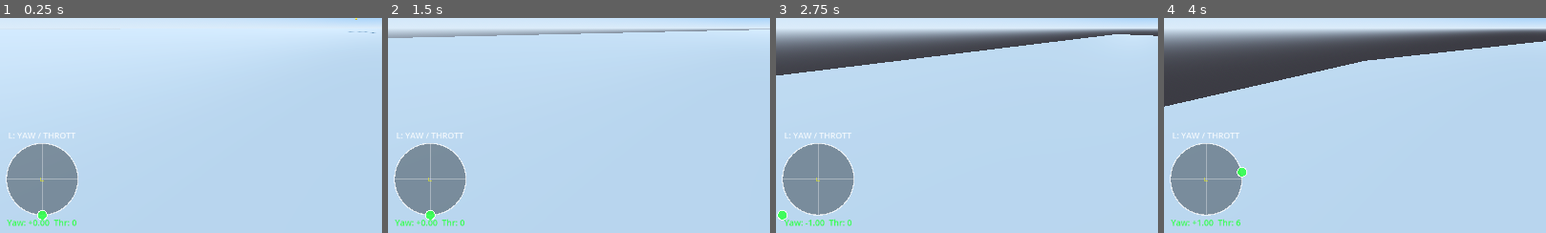
Above: before the commit, frames 1-4 (left to right).
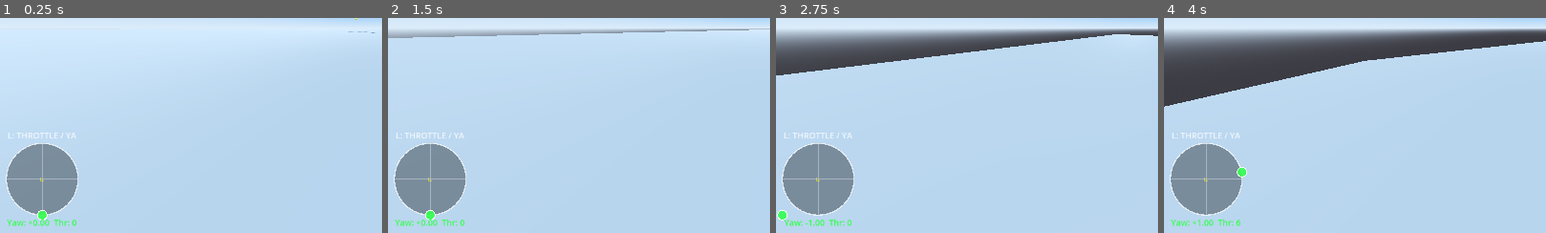
Above: after the commit, the same moments.

Repository: ocki45/fly-sim
Game: Godot game, scene res://scenes/main.tscn
Same seed, same stepped clock (60 frames per second), same inputs: the game is played once before the commit and once after it.
Inputs:
- Up to frame 1 (0.25 s): no input
- Up to frame 2 (1.5 s): hold D 0.53-1.28 s; hold S from 1.28 s (still down)
- Up to frame 3 (2.75 s): release S at 2.03 s; hold D from 2.03 s (still down)
- Up to frame 4 (4 s): release D at 2.78 s; hold W 2.78-3.53 s; hold A from 3.53 s (still down)
The pictures show only the part of the screen within x 2-52%, y 50-100%; the shares and areas given below are measured in that part.

The runs differ from the first frame. In frame 1, 0.2% of the frame differs, in the area x 3-20%, y 53-56%; in frame 2, 0.2%; in frame 3, 0.2%, in the area x 2-20%, y 53-56%; in frame 4, 0.2%.

Commit message:
Fix RadioMaster Pocket axis mapping and stick overlay diagnostics
- scripts/input/input_handler.gd: Swap default axis indices for throttle (0) and yaw (1) to match specific hardware layout; disable auto-calibration by default due to unreliable sysfs parsing on Linux; update comments to clarify manual inspector configuration as primary source of truth
- scripts/ui/stick_overlay.gd: Update left circle label from "YAW / THROTTLE" to "THROTTLE / YAW" to reflect corrected axis mapping; ensure raw values are used for linear dot movement matching Betaflight configurator behavior

Overall, this change corrects the inverted channel mapping issue where throttle controlled pitch/yaw, relying on explicit manual configuration over faulty auto-detection.

Diff:
--- a/scripts/input/input_handler.gd
+++ b/scripts/input/input_handler.gd
@@ -8,23 +8,23 @@
 # прошивки и udev-правил — у разных владельцев Pocket оси НУМЕРУЮТСЯ ПО-РАЗНОМУ.
 # Это @export переменные: меняются прямо в инспекторе Godot БЕЗ правки кода.
 #
-# Дефолт подобран под ваш экземпляр по симптомам «перепутаны все каналы»:
-# у вас получилось циклическим сдвигом (yaw показывал roll, throttle — pitch и т.д.),
-# что типично для Pocket с js0: левый стик = оси 2/3, правый стик = оси 0/1.
-# Если после запуска оверлей показывает расхождение — просто поменяйте номера
-# в инспекторе узла InputHandler (диагностика осей на экране подскажет верные).
-@export var axis_yaw: int = 2        # Левый стик горизонталь
-@export var axis_throttle: int = 3   # Левый стик вертикаль (без пружины!)
-@export var axis_roll: int = 0       # Правый стик горизонталь
-@export var axis_pitch: int = 1      # Правый стик вертикаль
+# Маппинг по вашему запросу: Yaw и Throttle ПОМЕНЯНЫ МЕСТАМИ относительно ТЗ —
+# на вашем экземпляре Pocket левый стик вертикаль (ось 0) = газ, горизонталь (ось 1) = yaw.
+# ВАЖНО: значения ниже — ДЕФАУЛТЫ скрипта. Если в main.tscn на узле InputHandler
+# в инспекторе сохранены другие числа, они перекроют дефолт — проверьте свойства узла.
+@export var axis_throttle: int = 0   # Ось 0: газ (левый стик вертикаль, без пружины!)
+@export var axis_yaw: int = 1        # Ось 1: yaw (левый стик горизонталь)
+@export var axis_roll: int = 2       # Ось 2: roll (правый стик горизонталь)
+@export var axis_pitch: int = 3      # Ось 3: pitch (правый стик вертикаль)
 
 # Инверсии ОСЕЙ «как есть» с аппаратуры (до обработки). Ставим галочку в инспекторе,
 # если конкретная ось на вашем экземпляре Pocket читается наоборот
 # (ориентир — диагностика: газ до упора ВВЕРХ должен давать ~ +1 после инверсии,
 # точка на левом круге оверлея при этом идёт ВВЕРХ).
-@export var invert_yaw: bool = false
+# PITCH ИНВЕРТИРОВАН (invert_pitch = true): стик вверх = -1 в Godot -> разворачиваем.
 @export var invert_throttle: bool = true   # газ вверх на стике = -1 в Godot -> инвертируем
-@export var invert_roll: bool = false
+@export var invert_yaw: bool = false       # не инвертируем
+@export var invert_roll: bool = false      # не инвертируем
 @export var invert_pitch: bool = true      # стик вверх = -1 в Godot -> инвертируем
 
 const DEADZONE := 0.05         # Мёртвая зона стиков
@@ -40,7 +40,15 @@
 # Стики Pocket дают ДВЕ последовательные оси на стик; левый стик — первая пара,
 # правый — вторая. Вертикаль стика (ABS_Y/ABS_RY) инвертируется отдельно.
 # Если файл недоступен или осей мало — молча остаёмся на значениях из инспектора.
-@export var auto_calibrate_axes: bool = true
+# --- АВТОКАЛИБРОВКА ОТКЛЮЧЕНА (auto_calibrate_axes = false) ---
+# Почему: автокалибровка по кодам ABS_X/ABS_Y/ABS_Z/ABS_RZ НЕРАБОТОСПОСОБНА
+# для RadioMaster Pocket на Linux. Драйвер js0 выдаёт НЕСОРТИРОВАННУЮ карту
+# осей (например X на позиции 2, Y на позиции 3), и поиск первого вхождения
+# кода возвращал индексы, которые у вас дали «перепутаны жесть»: газ крутил
+# pitch, yaw показывал roll и т.д. Теперь единственный источник истины —
+# @export axis_* ниже + живая диагностика осей на экране (stick_overlay.gd):
+# двигаете стик — видите, какой номер реагирует, ставите его в инспекторе.
+@export var auto_calibrate_axes: bool = false
 
 # Текущие обработанные значения:
 var throttle: float = 0.0      # 0..1 (газ)
--- a/scripts/ui/stick_overlay.gd
+++ b/scripts/ui/stick_overlay.gd
@@ -85,8 +85,10 @@
 	var throttle_draw: float = thr_v * 2.0 - 1.0
 
 	# --- Левый круг: X = Yaw, Y = Throttle (точка вверх = газ вверх)
+	# ВАЖНО: axis_x/axis_y_up трактуются скриптом круга как «X горизонталь, Y вертикаль».
+	# У вас по маппингу ось 0 = газ (вертикаль), ось 1 = yaw (горизонталь).
 	var left_center := Vector2(PADDING + CIRCLE_R, size.y - PADDING - CIRCLE_R)
-	_draw_stick_circle(left_center, yaw_v, throttle_draw, "L: YAW / THROTTLE", font)
+	_draw_stick_circle(left_center, yaw_v, throttle_draw, "L: THROTTLE / YAW", font)
 
 	# --- Правый круг: X = Roll, Y = Pitch (точка вверх = nose up)
 	var right_center := Vector2(size.x - PADDING - CIRCLE_R, size.y - PADDING - CIRCLE_R)
